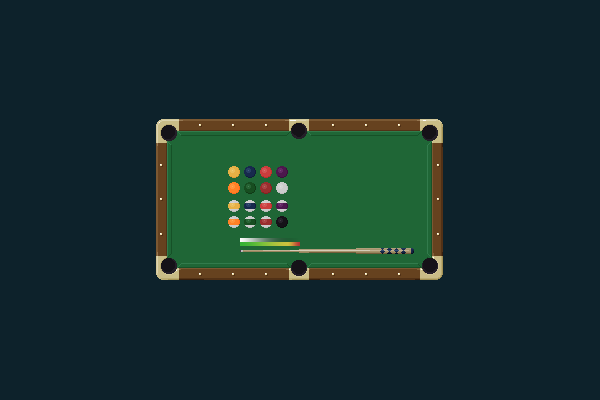
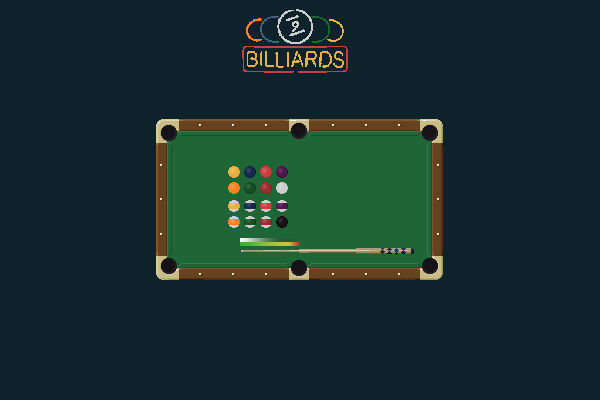
Two versions of the same layered image (600x400). Layer-by-layer changes:
added layer "Ebene 2" above "charge" over bbox(242, 9, 348, 73)
